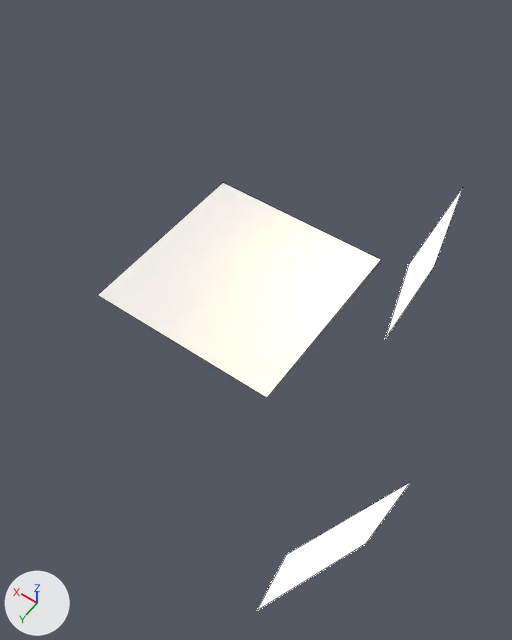
One commit to the Blender file Escenas/Escena3/Escena3Toma4.blend: the scene before it, then after it.
Rendered twice from a camera (50 mm lens) standing at (-21.8, 30.0, 41.0) and looking at (-5.2, 6.8, 4.6). Arrows for +X, +Y and +Z are at lower left; the lights stay in place. Mesh edges are drawn as thin lines.

Before the edit, the objects in view are built like this:
```python
ob_estante = bpy.data.objects.new('Estante', me_cube_004)
ob_estante.location = (6.79, 9.08, 2.19)
ob_estante.rotation_euler = (0.0, 0.0, 0.122)  # degrees (0, 0, 7)
ob_estante.scale = (2.65, 2.23, 1.2)
ob_estante_001 = bpy.data.objects.new('Estante.001', me_cube_000)
ob_estante_001.location = (-1.85, -2.81, 3.07)
ob_estante_001.rotation_euler = (0.0, 1.571, 0.0)  # degrees (0, 90, 0)
ob_estante_001.scale = (5.89, 1.49, 1.9)
ob_estante_002 = bpy.data.objects.new('Estante.002', me_cube_001)
ob_estante_002.location = (5.3, 4.36, 2.73)
ob_estante_002.rotation_euler = (0.00375, 0.023, 0.153)  # degrees (0.2, 1.3, 8.8)
ob_estante_002.scale = (2.59, 0.217, 1.2)
ob_mesita = bpy.data.objects.new('Mesita', me_cube_002)
ob_mesita.location = (6.58, -2.54, 1.48)
ob_mesita.scale = (5.19, 1.09, 3.35)
ob_pared = bpy.data.objects.new('Pared', me_plane_002)
ob_pared.location = (-0.29, -4.6, 6.05)
ob_pared.rotation_euler = (1.571, 0.0, 0.0)  # degrees (90, 0, 0)
ob_pared.scale = (11.8, 7.79, 7.79)
ob_piso = bpy.data.objects.new('Piso', me_plane_001)
ob_piso.location = (0.15, 1.12, -0.02)
ob_piso.scale = (7.79, 7.79, 7.79)
ob_plane = bpy.data.objects.new('Plane', me_plane)
ob_plane.location = (2.32, 6.56, 2.45)
ob_plane.rotation_euler = (1.571, 0.466, 0.0)  # degrees (90, 27, 0)
ob_plane.scale = (0.672, 0.672, 0.672)
# also in view: 'Luz.001' at (-17.0, 16.2, 3.0); 'Luz' at (-12.0, -3.3, 5.1)
```
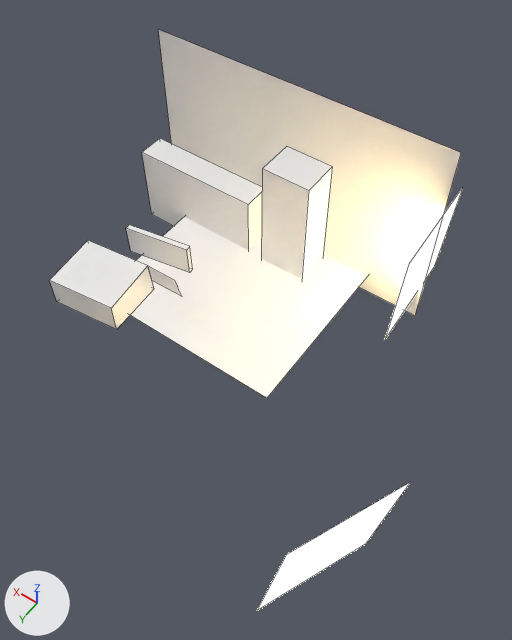
Boxes [x1, y1, x2, y2] around the edits, measured in the pictures (512 x 640 px):
'Pared', shown: after [158, 29, 461, 316]
'Mesita', shown: after [142, 138, 262, 250]
'Estante.001', shown: after [261, 146, 332, 280]
'Estante', shown: after [49, 240, 154, 330]
'Estante.002', shown: after [126, 225, 193, 273]
'Plane', shown: after [148, 267, 182, 296]

What the commit changed:
Object 'Plane' (ob_plane) is now shown.
Object 'Estante.002' (ob_estante_002) is now shown.
Object 'Estante.001' (ob_estante_001) is now shown.
Object 'Estante' (ob_estante) is now shown.
Object 'Pared' (ob_pared) is now shown.
Object 'Mesita' (ob_mesita) is now shown.
